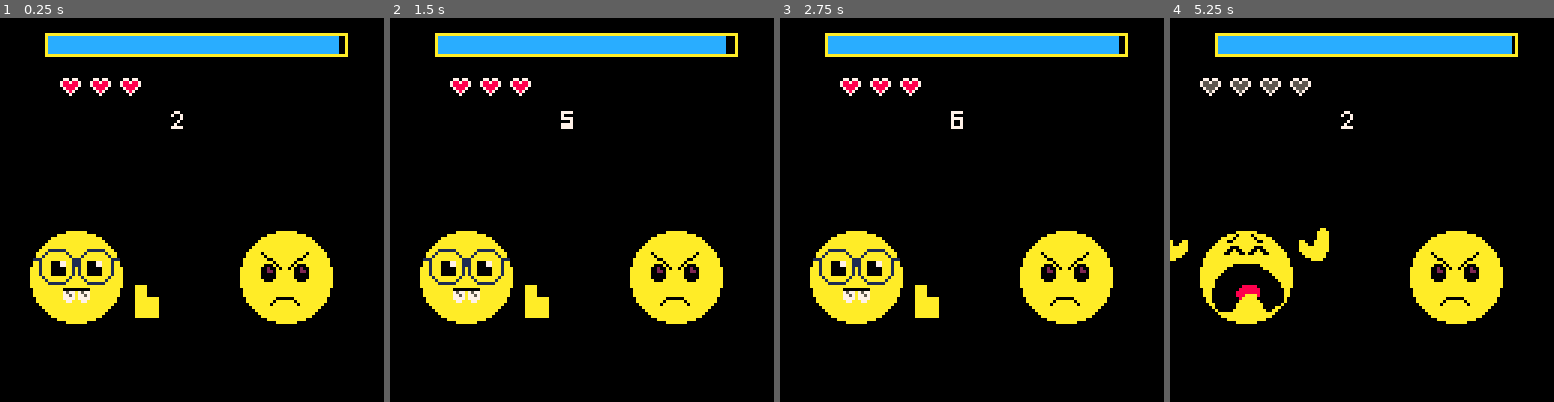
Above: before the commit, frames 1-4 (left to right).
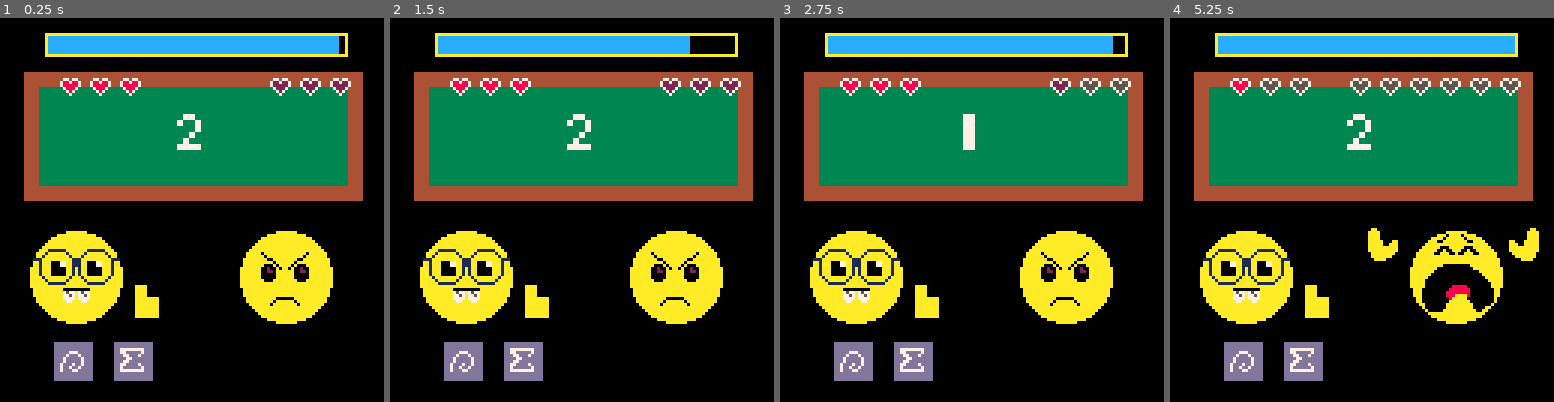
Above: after the commit, the same moments.

Repository: Obliteratore/RepoDellaVita
Game: PICO-8 cartridge boh.p8
Two runs of this game, one before a commit and one after it. Both use one fixed random seed, a clock stepped at 60 frames per second and the inputs below.
Inputs:
- Up to frame 1 (0.25 s): no input
- Up to frame 2 (1.5 s): tap X (X key) at 1.07 s
- Up to frame 3 (2.75 s): hold Left 1.97-2.37 s; tap X (X key) at 2.07, 2.4, 2.73 s
- Up to frame 4 (5.25 s): hold Right 2.87-3.53 s; tap X (X key) every 0.33 s from 3.07 to 5.07 s; hold Right 4.13-4.53 s; hold Left from 5.13 s (still down)

The runs differ from the first frame. In frame 1, 31% of the frame differs, in the area x 6-95%, y 14-95%; in frame 2, 32%; in frame 3, 31%; in frame 4, 37%, in the area x 0-97%, y 4-95%.

Commit message:
secondo commit

Diff:
--- a/boh.p8
+++ b/boh.p8
@@ -10,36 +10,54 @@
 
 
 function _update()
- if t() - stato.tempo_inizio < stato.tempo_attesa then
-  return  -- ancora in attesa
- end
-
- reset_animation()
-
-	if (btn(❎)) then
-		if (eroe.arma1:check(valore)) then
+	if(eroe.vita == 0) then stato.game_over = true end
+
+	if(stato.game_over) then
+		if (btn(❎)) then
+			if t() - stato.tempo_inizio < stato.tempo_attesa + 0.5 then
+	  	return  -- ancora in attesa
+	 	end
+	 	rincomincia()
+		end
+	else
+	 if t() - stato.tempo_inizio < stato.tempo_attesa then
+	  return  -- ancora in attesa
+	 end
+	 reset_animation()
+
+		if (btn(⬅️) and eroe.arma1:check(valore)) or (btn(➡️) and eroe.arma2:check(valore)) then
 			nemico.take_damage()
-		else
+			valore = nemico.numero()
+			stato.tempo_inizio = t()
+		elseif (btn(⬅️) or btn(➡️)) then
 			eroe.take_damage()
-		end
-		valore = nemico.numero()
-		stato.tempo_inizio = t()
+			valore = nemico.numero()
+			stato.tempo_inizio = t()
+		end
+
 	end
 end
 
 function _draw()
 	cls()
-	draw_eroe()
-	draw_nemico()
-	draw_vita_eroe()
-	draw_mumero(valore)
-	draw_barra()
+	if (stato.game_over) then
+		draw_game_over()
+	else
+		draw_sfondo()
+		draw_eroe()
+		draw_nemico()
+		draw_vita_eroe()
+		draw_vita_nemico()
+		draw_mumero(valore)
+		draw_barra()
+	end
 end
 -->8
 function protagonista()
 	local p = {}
 		p.vita = 3
 		p.arma1 = arma_fibbonacci()
+		p.arma2 = arma_primi()
 		function p:take_damage()
 			p.vita-=1
 			stato.damage_eroe=true
@@ -69,17 +87,56 @@
 		function af:check(val)
 			return is_fibonacci(val)
 		end
+		af.sprite = 17
 	return af
+end
+
+function arma_primi()
+	local ap = {}
+		function ap:check(val)
+			return is_prime(val)
+		end
+		ap.sprite = 16
+	return ap
+end
+
+function arma_triangoli()
+	local at = {}
+		function at:check(val)
+			return is_triangolare(val)
+		end
+		at.sprite=1
+	return at
+end
+
+function arma_quadrato()
+	local aq = {}
+		function aq:check(val)
+			return is_square(val)
+		end
+		aq.sprite=1
+	return aq
+end
+
+function arma_cubo()
+	local ac = {}
+		function ac:check(val)
+			return is_cube(val)
+		end
+		ac.sprite=1
+	return ac
 end
 
 function init_stato()
 	local s = {
+		game_over = false,
 		combat = false,
 		damage_nemico = false,
 		damage_eroe = false,
 		tempo_inizio = t(),
 		tempo_attesa = 0.3,  -- secondi
 		tempo_barra = 10,
+		ondata = 1,
 	}
 	return s
 end
@@ -87,6 +144,12 @@
 function reset_animation()
 	stato.damage_nemico=false
 	stato.damage_eroe=false
+end
+
+function rincomincia()
+		stato = init_stato()
+		eroe.vita = 3
+		nemico.vita = 3
 end
 -->8
 function is_fibonacci(n)
@@ -125,8 +188,49 @@
 	else return false end
 end
 
+function is_triangolare(n)
+	i=1
+	j=0
+	while(j<n) do
+		j+=i
+		i+=1
+	end
+	if(j==n) then return true
+	else return false
+	end
+end
+
+function is_square(n)
+	i=1
+	while(i^2<n) do
+		i+=1
+	end
+	if(i^2==n) then return true
+	else return false
+	end
+end
+
+function is_cube(n)
+	i=1
+	while(i^3<n) do
+		i+=1
+	end
+	if(i^3==n) then return true
+	else return false
+	end
+end
+
+
 
 -->8
+function draw_sfondo()
+	  -- cornice esterna (legno)
+  rectfill(8, 18, 120, 60, 4)  -- marrone
+
+  -- lavagna interna (verde)
+  rectfill(13, 23, 115, 55, 3)  -- verde scuro
+end
+
 function draw_eroe()
 	if(stato.damage_eroe) then
 		spr(74,10,70,4,4)
@@ -134,6 +238,7 @@
 	else
 		spr(65,10,70,4,4)
 		draw_mano()
+		draw_weapons()
 	end
 end
 
@@ -142,7 +247,9 @@
 end
 
 function draw_mumero(val)
-	spr(val,55,30)
+  local sx = (val % 16) * 8
+  local sy = flr(val / 16) * 8
+  sspr(sx, sy, 8, 8, 55, 30, 16, 16)  -- disegna scalato 2x
 end
 
 function draw_hands_of_despair(n)
@@ -169,6 +276,15 @@
 	end
 end
 
+function draw_vita_nemico()
+	for i=1, nemico.vita do
+		spr(13,80 + i*10,20)
+		end
+	for i=nemico.vita+1, 3 do
+		spr(12,80 + i*10,20)
+	end
+end
+
 function draw_barra()
 
   local tempo_passato = t() - stato.tempo_inizio
@@ -187,23 +303,34 @@
   rect(15, 5, 115, 12, 10)
 end
 
+function draw_game_over()
+		print("game over 😐", 40, 40, 8)
+		print("premere ❎ per continuare", 15, 50, 8)
+end
+
+function draw_weapons()
+	rectfill(18,108,30,120,13)
+	spr(eroe.arma1.sprite,20,110)
+	rectfill(38,108,50,120,13)
+	spr(eroe.arma2.sprite,40,110)
+end
 __gfx__
-00000000000000000000000000000000000000000000000000000000000000000000000000000000000000000770770007707700000000000000000000000000
-00777700000770000007700000077000000070000077770000777700007777000077770000777700000000007887887075575570000000000000000000000000
-00700700000770000070070000700700000770000070000000700000000007000070070000700700000000007888887075555570000000000000000000000000
-00700700000770000000070000007000007070000077770000777700000007000077770000777700000000000788870007555700000000000000000000000000
-00700700000770000000700000000700007777000000070000700700000070000070070000000700000000000078700000757000000000000000000000000000
-00700700000770000007000000700700000070000077770000700700000070000070070000000700000000000007000000070000000000000000000000000000
+00000000000000000000000000000000000000000000000000000000000000000000000000000000000000000770770007707700077077000000000000000000
+00777700000770000007700000077000000070000077770000777700007777000077770000777700000000007887887075575570722722700000000000000000
+00700700000770000070070000700700000770000070000000700000000007000070070000700700000000007888887075555570722222700000000000000000
+00700700000770000000070000007000007070000077770000777700000007000077770000777700000000000788870007555700072227000000000000000000
+00700700000770000000700000000700007777000000070000700700000070000070070000000700000000000078700000757000007270000000000000000000
+00700700000770000007000000700700000070000077770000700700000070000070070000000700000000000007000000070000000700000000000000000000
 00777700000770000077770000077000000070000077770000777700000070000077770000777700000000000000000000000000000000000000000000000000
 00000000000000000000000000000000000000000000000000000000000000000000000000000000000000000000000000000000000000000000000000000000
-00000000000000000000000000000000000000000000000000000000000000000000000000000000000000000000000000000000000000000000000000000000
-00000000000000000000000000000000000000000000000000000000000000000000000000000000000000000000000000000000000000000000000000000000
-00000000000000000000000000000000000000000000000000000000000000000000000000000000000000000000000000000000000000000000000000000000
-00000000000000000000000000000000000000000000000000000000000000000000000000000000000000000000000000000000000000000000000000000000
-00000000000000000000000000000000000000000000000000000000000000000000000000000000000000000000000000000000000000000000000000000000
-00000000000000000000000000000000000000000000000000000000000000000000000000000000000000000000000000000000000000000000000000000000
-00000000000000000000000000000000000000000000000000000000000000000000000000000000000000000000000000000000000000000000000000000000
-00000000000000000000000000000000000000000000000000000000000000000000000000000000000000000000000000000000000000000000000000000000
+77777777000000000000000000000000000000000000000000000000000000000000000000000000000000000000000000000000000000000000000000000000
+77000007000777000000000000000000000000000000000000000000000000000000000000000000000000000000000000000000000000000000000000000000
+07700070007000700000000000000000000000000000000000000000000000000000000000000000000000000000000000000000000000000000000000000000
+00770000070000070000000000000000000000000000000000000000000000000000000000000000000000000000000000000000000000000000000000000000
+07700000070000070000000000000000000000000000000000000000000000000000000000000000000000000000000000000000000000000000000000000000
+77000070700070070000000000000000000000000000000000000000000000000000000000000000000000000000000000000000000000000000000000000000
+70000007700700700000000000000000000000000000000000000000000000000000000000000000000000000000000000000000000000000000000000000000
+77777777700077000000000000000000000000000000000000000000000000000000000000000000000000000000000000000000000000000000000000000000
 00000000000000000000000000000000000000000000000000000000000000000000000000000000000000000000000000000000000000000000000000000000
 00000000000000000000000000000000000000000000000000000000000000000000000000000000000000000000000000000000000000000000000000000000
 00000000000000000000000000000000000000000000000000000000000000000000000000000000000000000000000000000000000000000000000000000000
@@ -252,5 +379,3 @@
 000000000000000aaaaaaaaaaaaaaaaa00000000000000000000000aaaaaaaaaaaaaaaaa000000000000000aaaaaaaaaaaaaaaaa000000000000000000000000
 00000000000000000aaaaaaaaaaaaa000000000000000000000000000aaaaaaaaaaaaa0000000000000000000aaaaaaaaaaaaa00000000000000000000000000
 00000000000000000000aaaaaaa000000000000000000000000000000000aaaaaaa0000000000000000000000000aaaaaaa00000000000000000000000000000
-__map__
-0000000000000000000000450000000000000000000000000000000000000000000000000000000000000000000000000000000000000000000000000000000000000000000000000000000000000000000000000000000000000000000000000000000000000000000000000000000000000000000000000000000000000000
